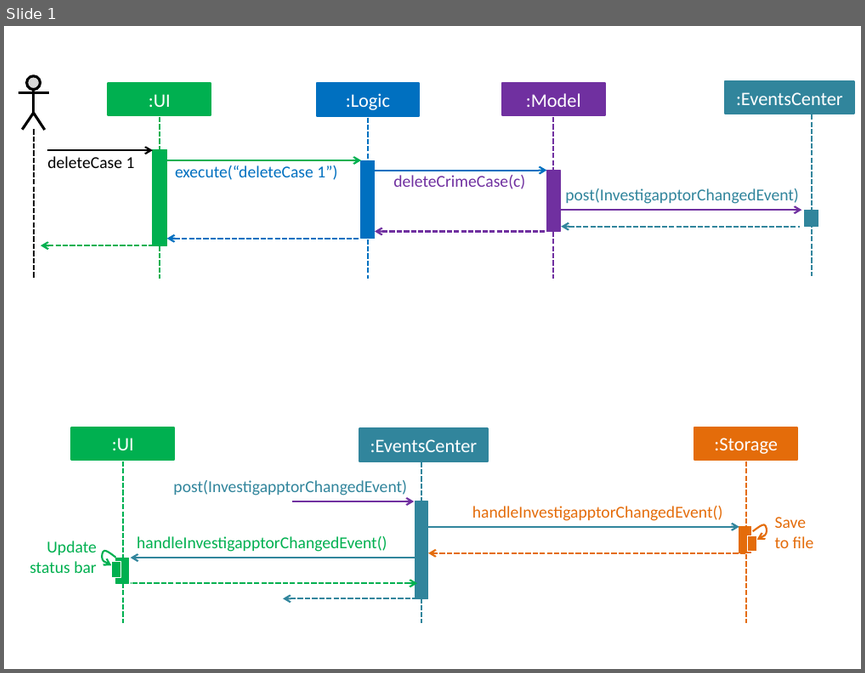
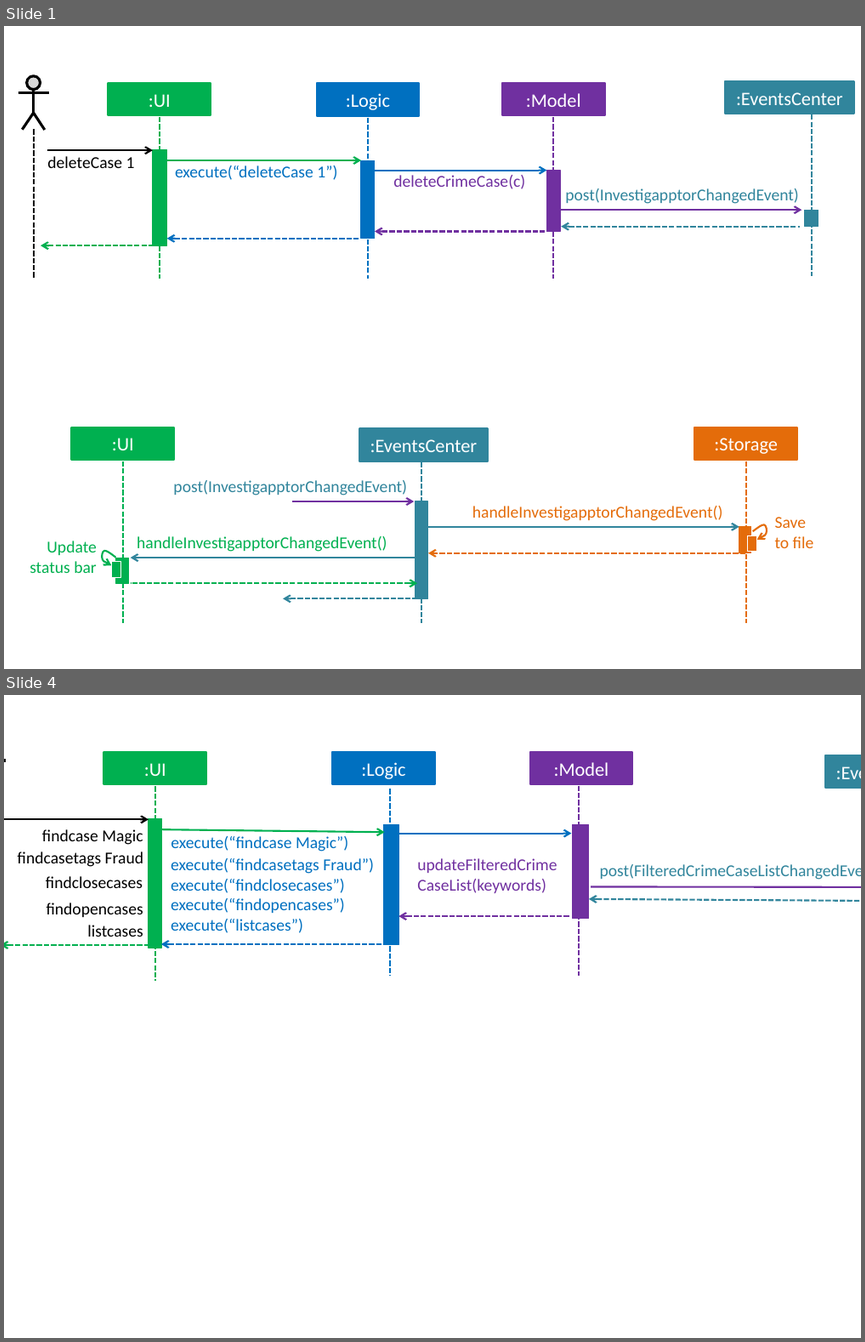
Before and after one commit to quentinkhoo/main, a slide deck: docs/diagrams/HighLevelSequenceDiagrams.pptx. Shown one above the other, each under a label of ours: slide 1 before the commit, slides 1 and 4 after it; the slides between them are not shown. The pictures are 865x673 and 865x1342 pixels, drawn with LibreOffice and Linux fonts; fonts in the diff are those of the drawing. Boxes give left, top, right and bottom in pixels: in the first picture for what was removed or moved away, otherwise in the second. Text is boxed around its words. In the diff, an @@ line names an element or a change of style, - is before the commit and + after.

```diff
--- a/docs/diagrams/HighLevelSequenceDiagrams.pptx
+++ b/docs/diagrams/HighLevelSequenceDiagrams.pptx
@@ slide 4 added at (x1=4, y1=695, x2=861, y2=1338), background #FFFFFF @@
@@ line added from (4, 760) to (6, 760), #000000 2.25 pt @@
@@ rectangle added at (x1=104, y1=753, x2=207, y2=785), fill #00B050, outline #00B050 1.5 pt, 16 pt, text #FFFFFF @@
+:UI
@@ rectangle added at (x1=332, y1=753, x2=435, y2=785), fill #0070C0, outline #0070C0 1.5 pt, 16 pt, text #FFFFFF @@
+:Logic
@@ rectangle added at (x1=530, y1=753, x2=633, y2=785), fill #7030A0, outline #7030A0 1.5 pt, 16 pt, text #FFFFFF @@
+:Model
@@ rectangle added at (x1=825, y1=755, x2=861, y2=788), fill #31859C, outline #31859C 1.5 pt, 16 pt, text #FFFFFF @@
+:EventsCenter
@@ line added from (154, 786) to (154, 981), #00B050 1.5 pt dashed @@
@@ line added from (391, 789) to (391, 976), #0070C0 1.5 pt dashed @@
@@ line added from (579, 786) to (579, 976), #7030A0 1.5 pt dashed @@
@@ arrow added from (4, 819) to (148, 819), #000000 1.5 pt @@
@@ rectangle added at (x1=148, y1=819, x2=162, y2=947), fill #00B050, outline #00B050 0.75 pt @@
@@ text added at (x1=42, y1=829, x2=143, y2=845), 14 pt, text #000000 @@
+findcase Magic
@@ arrow added from (162, 829) to (385, 832), #00B050 1.5 pt @@
@@ text added at (x1=171, y1=836, x2=348, y2=851), 14 pt, text #0070C0 @@
+execute(“findcase Magic”)
@@ rectangle added at (x1=384, y1=824, x2=399, y2=944), fill #0070C0, outline #0070C0 0.75 pt @@
@@ arrow added from (399, 833) to (571, 833), #0070C0 1.5 pt @@
@@ rectangle added at (x1=572, y1=824, x2=589, y2=918), fill #7030A0, outline #7030A0 0.75 pt @@
@@ text added at (x1=18, y1=851, x2=143, y2=867), 14 pt, text #000000 @@
+findcasetags Fraud
@@ text added at (x1=171, y1=858, x2=374, y2=933), 14 pt, text #0070C0 @@
+execute(“findcasetags Fraud”)
+execute(“findclosecases”)
+execute(“findopencases”)
+execute(“listcases”)
@@ text added at (x1=600, y1=864, x2=861, y2=879), 14 pt, text #31859C @@
+post(FilteredCrimeCaseListChangedEvent)
@@ text added at (x1=46, y1=876, x2=143, y2=888), 14 pt, text #000000 @@
+findclosecases
@@ text added at (x1=417, y1=879, x2=546, y2=893), 14 pt, text #7030A0 @@
+updateFilteredCrimeCaseList(keywords)
@@ arrow added from (590, 887) to (861, 887), #7030A0 1.5 pt @@
@@ text added at (x1=46, y1=902, x2=143, y2=917), 14 pt, text #000000 @@
+findopencases
@@ arrow added from (571, 916) to (399, 916), #7030A0 1.5 pt dashed @@
@@ arrow added from (861, 901) to (588, 899), #31859C 1.5 pt dashed @@
@@ arrow added from (148, 945) to (4, 945), #00B050 1.5 pt dashed @@
@@ text added at (x1=87, y1=925, x2=143, y2=936), 14 pt, text #000000 @@
+listcases
@@ arrow added from (384, 944) to (160, 944), #0070C0 1.5 pt dashed @@
```
Also in this commit, not shown: 2 other slides added, 10 other files.
